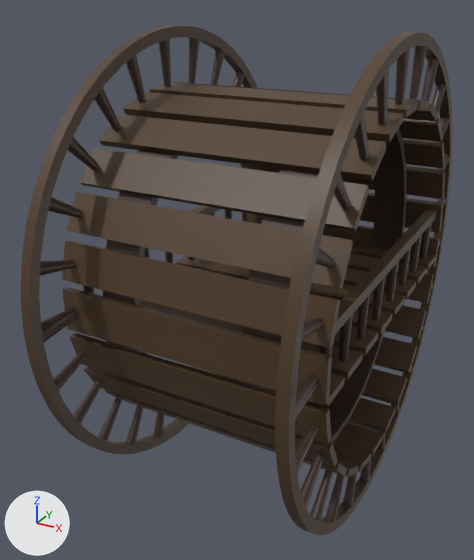
An edit to the glTF model examples/assets/objects/bridge/bridge.gltf, drawn before and after from the same camera.
Rendered twice from a 50 mm camera at (1.55, -3.29, 1.51) aimed at (-0.19, -0.14, -0.07). Lighting does not change. The marker at lower left points along +X, +Y and +Z. Where no turn or scale is listed for an object, it has been applied to the vertices.

Names of what the first picture shows: 'Bridge', 'FlatBridge'.
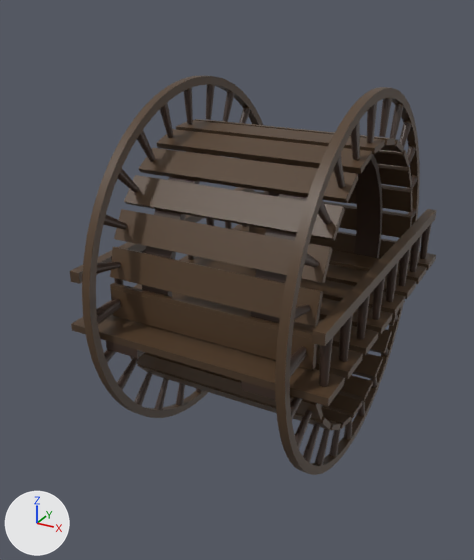
The newer file is also rescaled (x1.5) as a whole; pictures and numbers use the older file's frame.

Diff of the bpy script that builds the scene:
```diff
--- a/examples/assets/objects/bridge/bridge.gltf.py
+++ b/examples/assets/objects/bridge/bridge.gltf.py
@@ me_infinitybridge @@
+me_infinitybridge.from_pydata(...)  # 2802 vertices, 5191 faces; spans x -0.59..0.59, y -1.06..1.06, z -1.07..1.06
+me_infinitybridge.materials.append(mat_material)  # picture img_bridge_diffuse
@@ ob_bridge @@
-ob_bridge = bpy.data.objects.new('Bridge', me_bridge)
-ob_bridge.location = (0.0, 0.0, 0.0)
@@ ob_infinitybridge @@
+ob_infinitybridge = bpy.data.objects.new('InfinityBridge', me_infinitybridge)
+ob_infinitybridge.location = (0.0, 0.0, 0.0)
```

Boxes (x1, y1, x2, y2) around the edits, measured in the pictures (474 x 560 px):
'Bridge', deleted (brown)
    before: (21, 26, 452, 535)
'InfinityBridge', added (brown)
    after: (82, 76, 420, 475)
